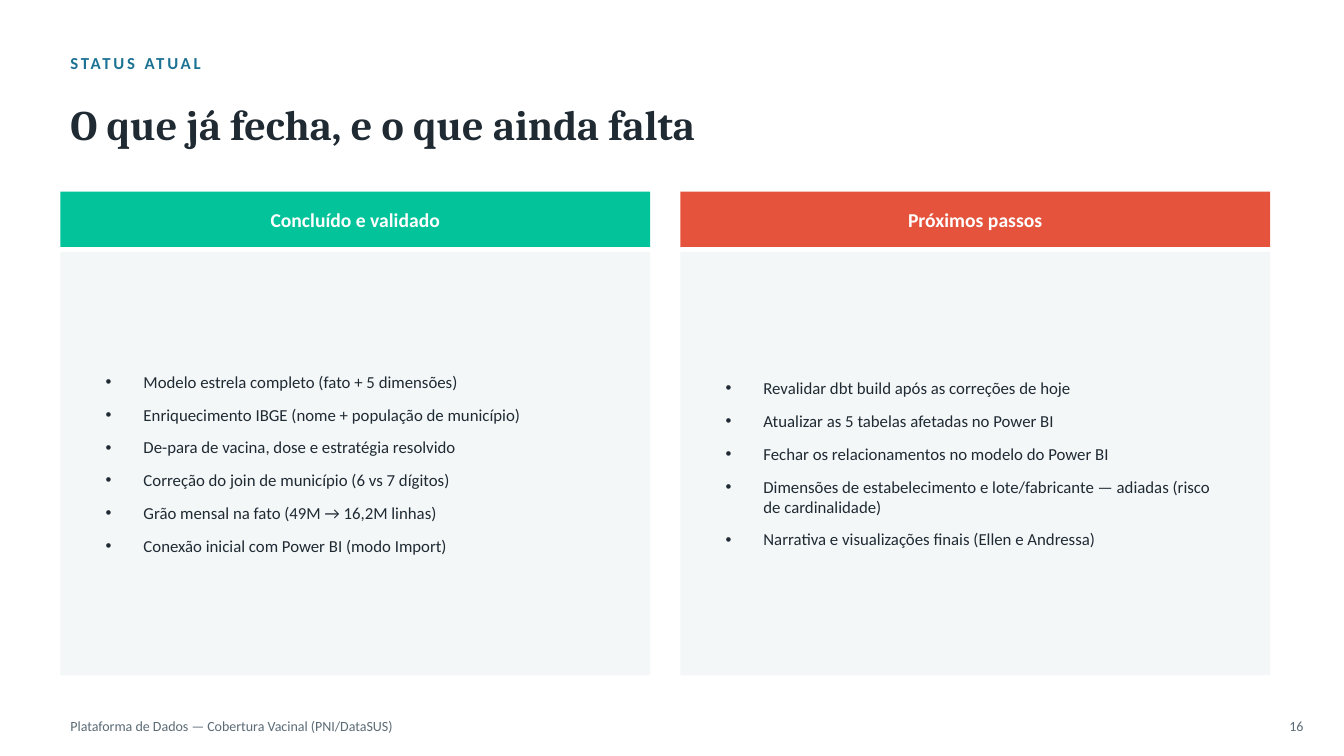
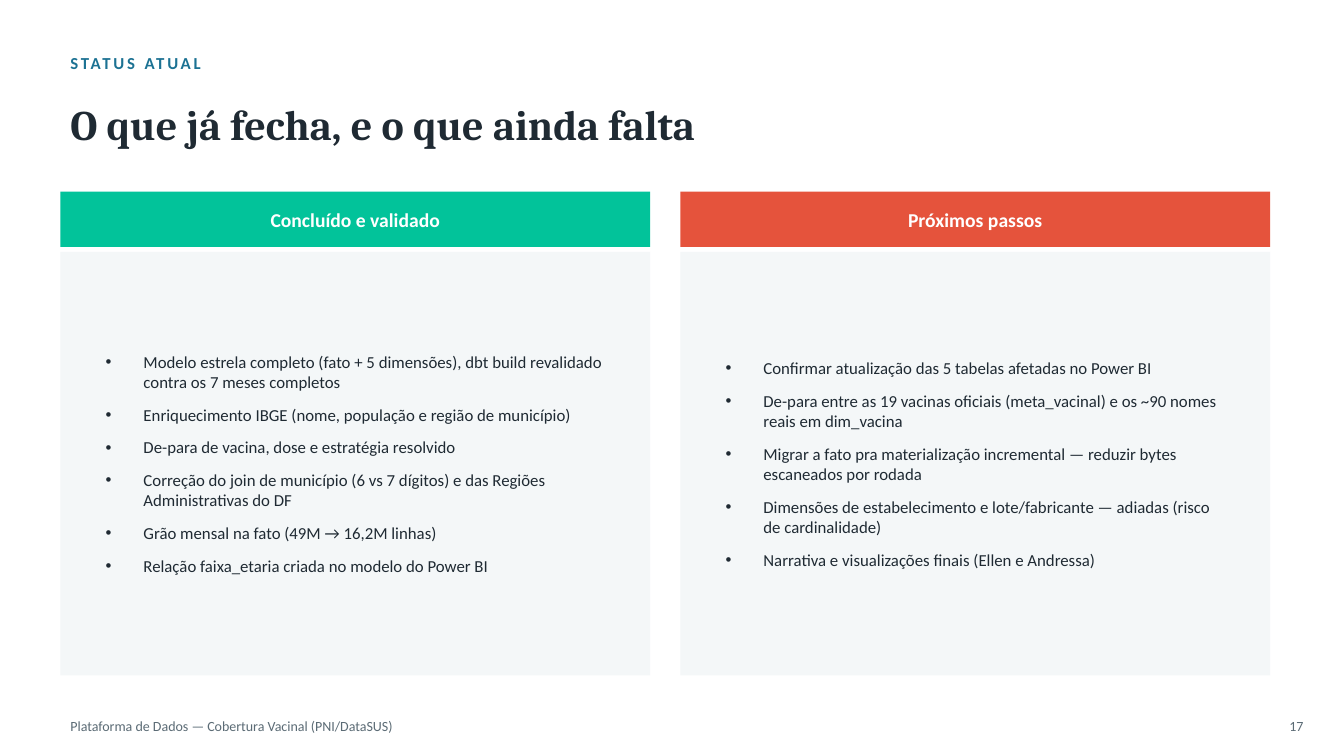
Before and after one commit to gioalvarino/Projeto-MBA-Uniesp, a slide deck: slide 17 of apresentacao/apresentacao-tecnica-pni.pptx (slide 16 before the commit). Drawn at 1344x756 pixels with LibreOffice and Linux fonts; fonts in the diff are those of the drawing. Boxes give left, top, right and bottom in pixels: in the first picture for what was removed or moved away, otherwise in the second. Text is boxed around its words. In the diff, an @@ line names an element or a change of style, - is before the commit and + after.

Commit message:
Corrige join de municipio (6 vs 7 digitos), Regioes Administrativas do DF, atualiza .pbix e apresentacao

```diff
--- a/apresentacao/apresentacao-tecnica-pni.pptx
+++ b/apresentacao/apresentacao-tecnica-pni.pptx
@@ text at box(143, 356, 601, 424): text changed @@
-• Modelo estrela completo (fato + 5 dimensões)
-• Enriquecimento IBGE (nome + população de município)
+• Modelo estrela completo (fato + 5 dimensões), dbt build revalidado contra os 7 meses completos
+• Enriquecimento IBGE (nome, população e região de município)
@@ text at box(763, 362, 1216, 483): text changed @@
-• Revalidar dbt build após as correções de hoje
-• Atualizar as 5 tabelas afetadas no Power BI
-• Fechar os relacionamentos no modelo do Power BI
+• Confirmar atualização das 5 tabelas afetadas no Power BI
+• De-para entre as 19 vacinas oficiais (meta_vacinal) e os ~90 nomes reais em dim_vacina
+• Migrar a fato pra materialização incremental — reduzir bytes escaneados por rodada
@@ text at box(143, 474, 545, 506): text changed @@
-• Correção do join de município (6 vs 7 dígitos)
+• Correção do join de município (6 vs 7 dígitos) e das Regiões Administrativas do DF
@@ text at box(143, 560, 487, 575): text changed @@
-• Conexão inicial com Power BI (modo Import)
+• Relação faixa_etaria criada no modelo do Power BI
@@ text at box(1289, 722, 1303, 731): text changed @@
-16
+17
```
Also in this commit, not shown: 12 other slides changed, 1 slide added, 2 other files.
